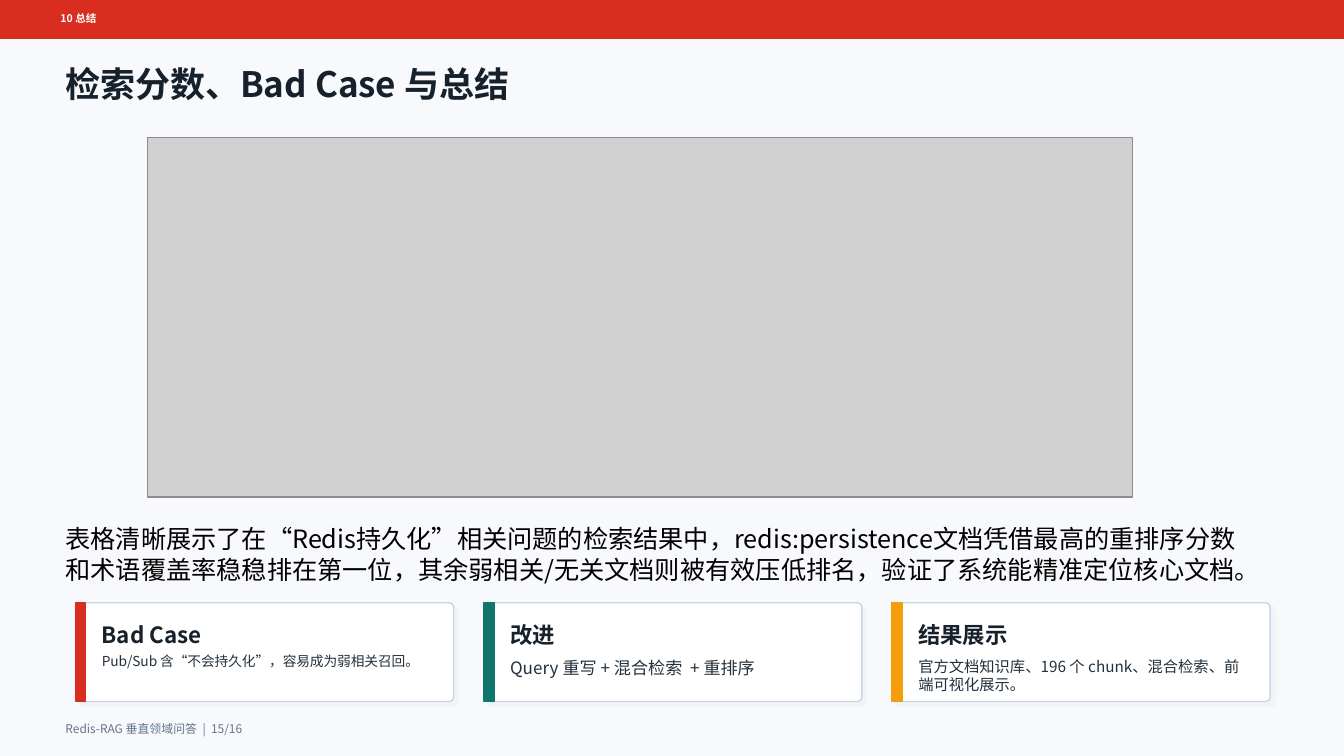
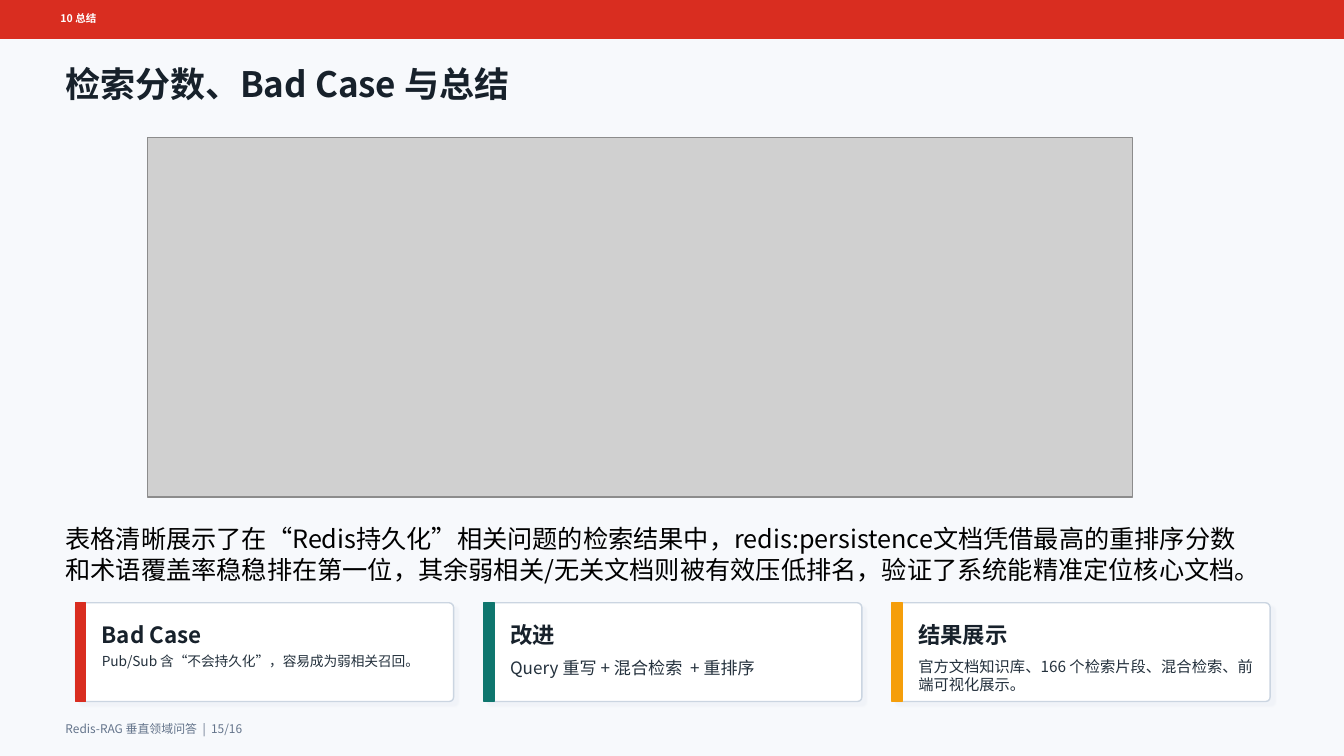
Before and after one commit to Sun-bi/nlp, a slide deck: slide 16 of slides/rag.pptx. Drawn at 1344x756 pixels with LibreOffice and Linux fonts; fonts in the diff are those of the drawing; grey boxes stand for pictures. Boxes give left, top, right and bottom in pixels: in the first picture for what was removed or moved away, otherwise in the second. Text is boxed around its words. In the diff, an @@ line names an element or a change of style, - is before the commit and + after.

```diff
--- a/slides/rag.pptx
+++ b/slides/rag.pptx
@@ text at bbox=[918, 659, 1252, 692]: text changed @@
-官方文档知识库、196 个 chunk、混合检索、前端可视化展示。
+官方文档知识库、166 个检索片段、混合检索、前端可视化展示。
```
Also in this commit, not shown: 1 other slide changed, 17 other files.
